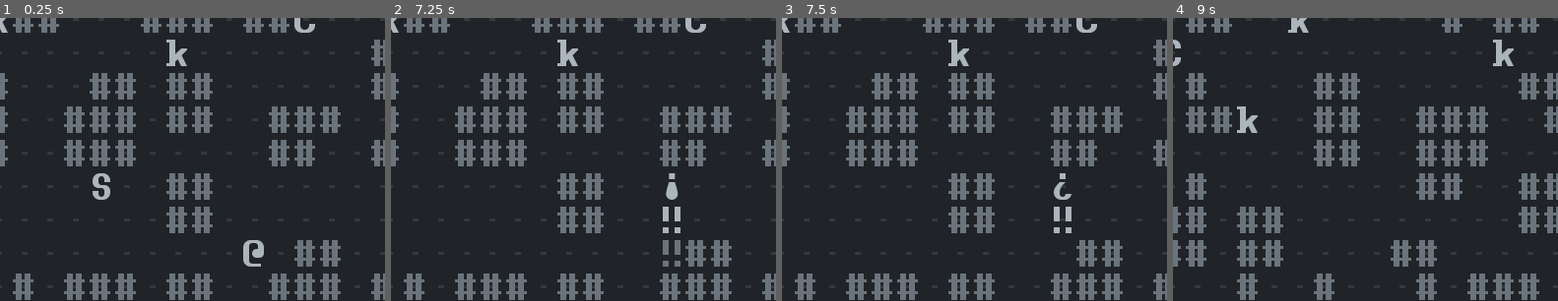
Above: before the commit, frames 1-4 (left to right).
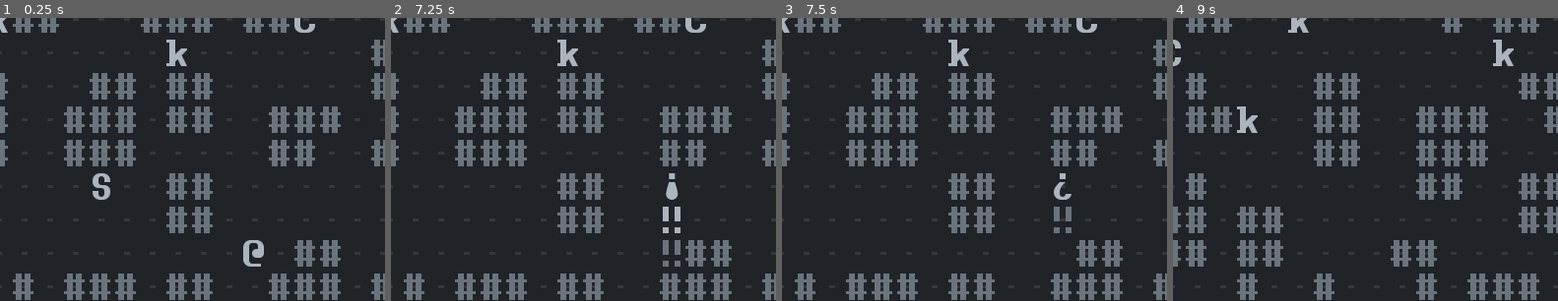
Above: after the commit, the same moments.

Repository: Bozar/OneMoreLevel
Game: Godot game, scene res://scene/main/MainScene.tscn
Same seed, same stepped clock (60 frames per second), same inputs: the game is played once before the commit and once after it.
Inputs:
- Up to frame 1 (0.25 s): no input
- Up to frame 2 (7.25 s): tap Enter at 0.5, 2, 3.5 s; hold Up (move_up) 0.53-2.03 s; tap A (add_turn) every 1.5 s from 0.6 to 6.6 s; tap Space (init_world) at 1.25, 1.35, 2.75, 2.85, 4.25, 4.35, 5.85 s; hold Left (move_left) 2.03-3.53 s; hold Down (move_down) 3.53-4.28 s; hold Right (move_right) 4.28-5.03 s; hold Up (move_up) 5.03-5.78 s; hold Right (move_right) from 5.78 s (still down)
- Up to frame 3 (7.5 s): keep holding Right (move_right); tap Space (init_world) at 7.35 s
- Up to frame 4 (9 s): release Right (move_right) at 8.03 s; hold Down (move_down) 8.03-8.78 s; tap A (add_turn) at 8.1 s; hold Left (move_left) from 8.78 s (still down); tap Space (init_world) at 8.85 s
The pictures show only the part of the screen within x 9-59%, y 44-94%; the shares and areas given below are measured in that part.

Frames 1-2 are identical in both runs. In frame 3, 0.2% of the frame differs, in the area x 70-76%, y 66-77%; in frame 4, nothing differs.

Commit message:
Change dead PC's color to grey.

Diff:
--- a/scene/main/PlayerInput.gd
+++ b/scene/main/PlayerInput.gd
@@ -96,7 +96,10 @@
 	set_process_unhandled_input(true)
 
 
-func _on_EndGame_game_is_over(_win: bool) -> void:
+func _on_EndGame_game_is_over(win: bool) -> void:
+	if not win:
+		_pc.modulate = _new_Palette.SHADOW
+
 	_end_game = true
 	set_process_unhandled_input(true)
 
